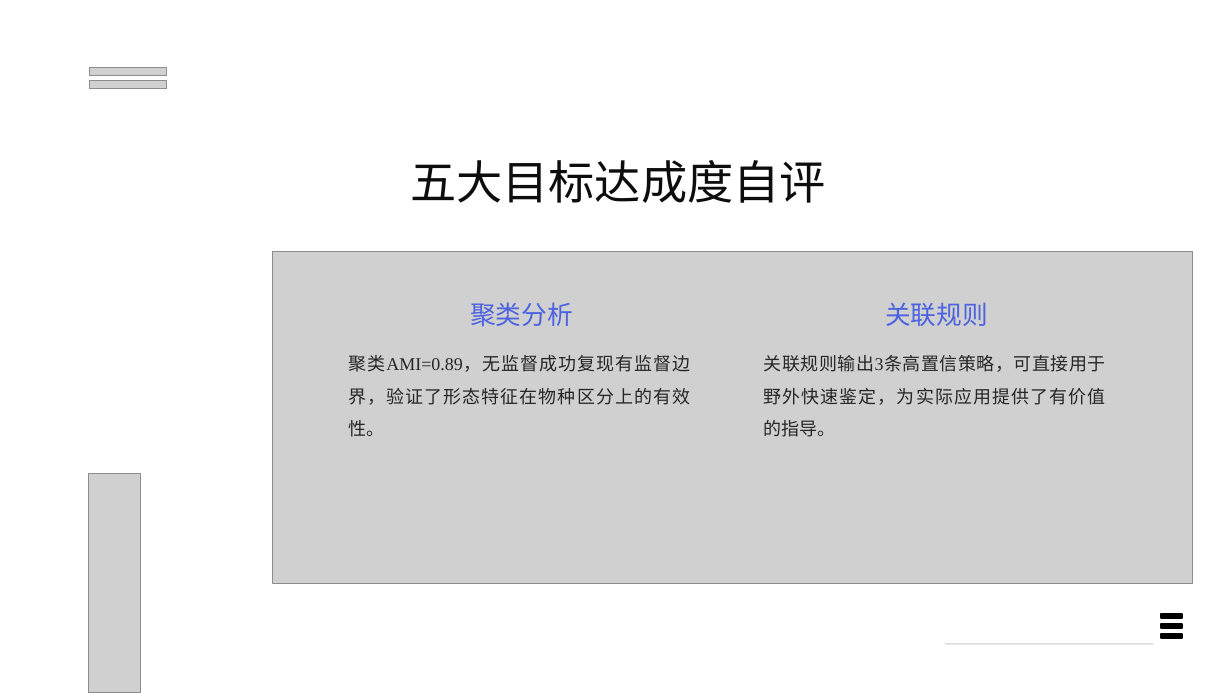
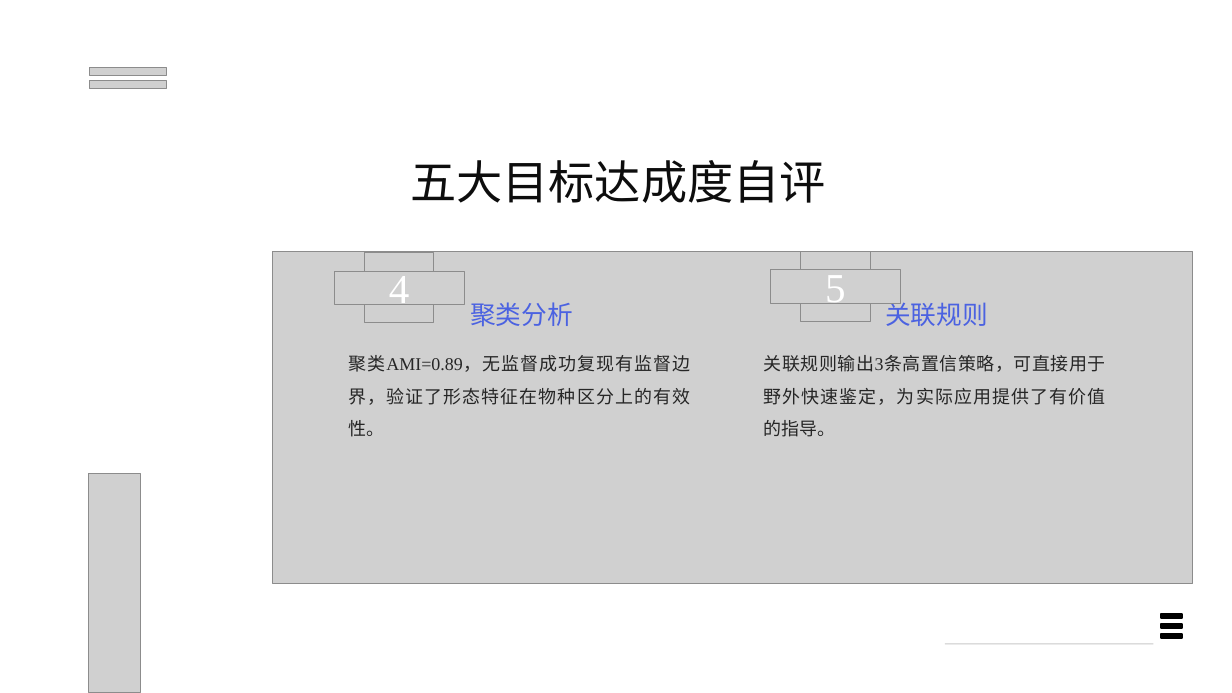
Before and after one commit to GALA-Lin/2025-Fall-Term-Data-Mining-Course-Final-Report, a slide deck: slide 30 of hls/企鹅数据炼金术：从Raw到Insight.pptx. Drawn at 1232x693 pixels with LibreOffice and Linux fonts; fonts in the diff are those of the drawing; grey boxes stand for pictures; background and template pictures are left out. Boxes give left, top, right and bottom in pixels: in the first picture for what was removed or moved away, otherwise in the second. Text is boxed around its words. In the diff, an @@ line names an element or a change of style, - is before the commit and + after.

```diff
--- a/hls/企鹅数据炼金术：从Raw到Insight.pptx
+++ b/hls/企鹅数据炼金术：从Raw到Insight.pptx
@@ picture added at [364,253,433,323] @@
@@ picture added at [800,251,870,322] @@
@@ text added at [825,269,846,304], 32 pt, text #FFFFFF @@
+5
@@ picture added at [334,272,464,305] @@
@@ text added at [389,271,410,305], 32 pt, text #FFFFFF @@
+4
@@ picture added at [770,270,900,303] @@
```
Also in this commit, not shown: 1 other slide changed, 2 other files.
